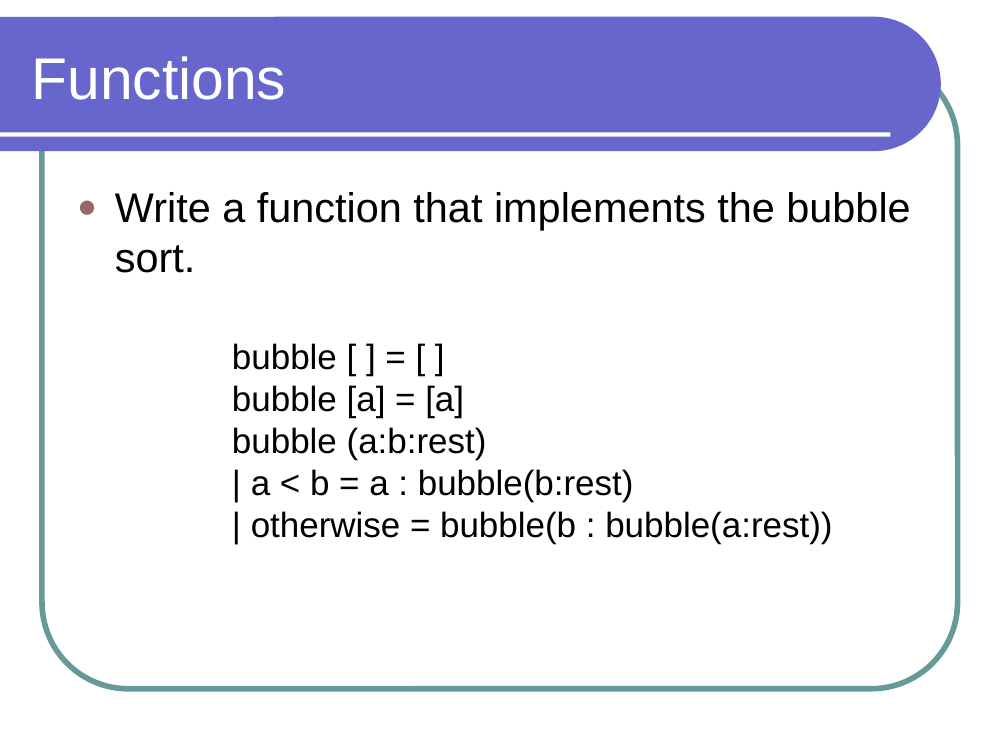
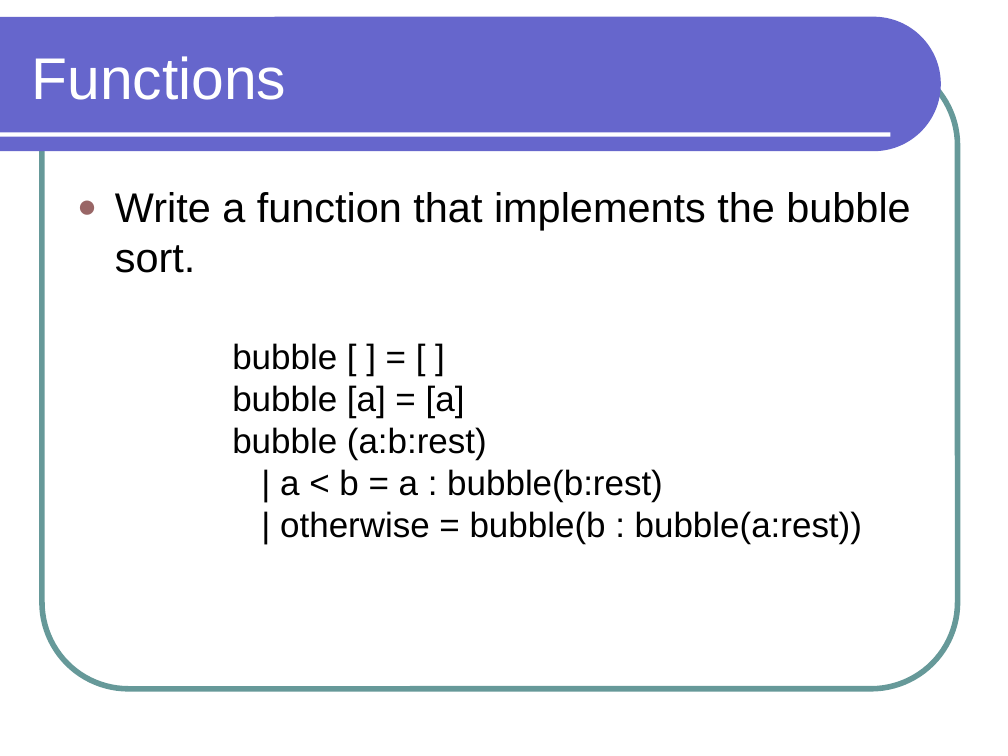
Before and after one commit to lutzhamel/CSC301, a slide deck: slide 8 of notes/csc301-ln015.ppt. Drawn at 1008x756 pixels with LibreOffice and Linux fonts; fonts in the diff are those of the drawing. Boxes give left, top, right and bottom in pixels: in the first picture for what was removed or moved away, otherwise in the second. Text is boxed around its words. In the diff, an @@ line names an element or a change of style, - is before the commit and + after.

```diff
--- a/notes/csc301-ln015.ppt
+++ b/notes/csc301-ln015.ppt
@@ text "bubble [ ] = [ ..." rewrapped from (232,343,832,544) to (232,343,862,544) @@
```
Also in this commit, not shown: 2 other slides changed, 1 slide added, 8 other files.
